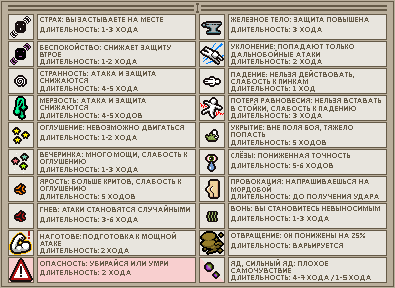
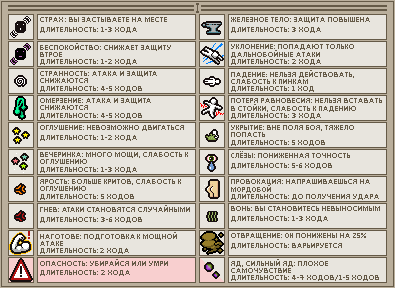
Two versions of the same layered image (395x288). Layer-by-layer changes:
painted on "Второй" over [40, 17, 382, 281]
